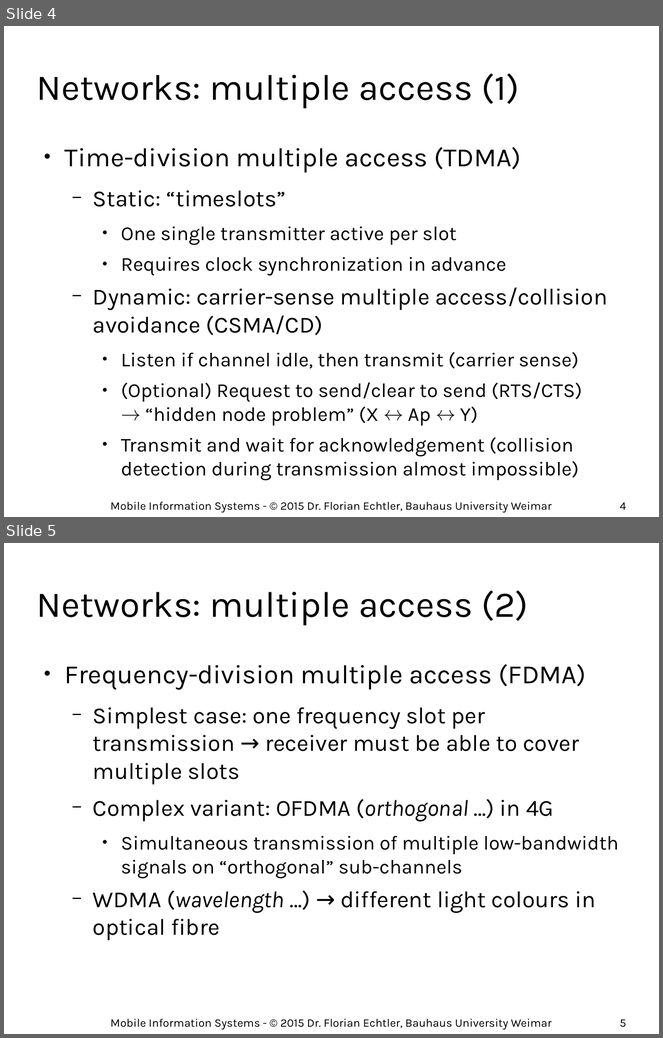
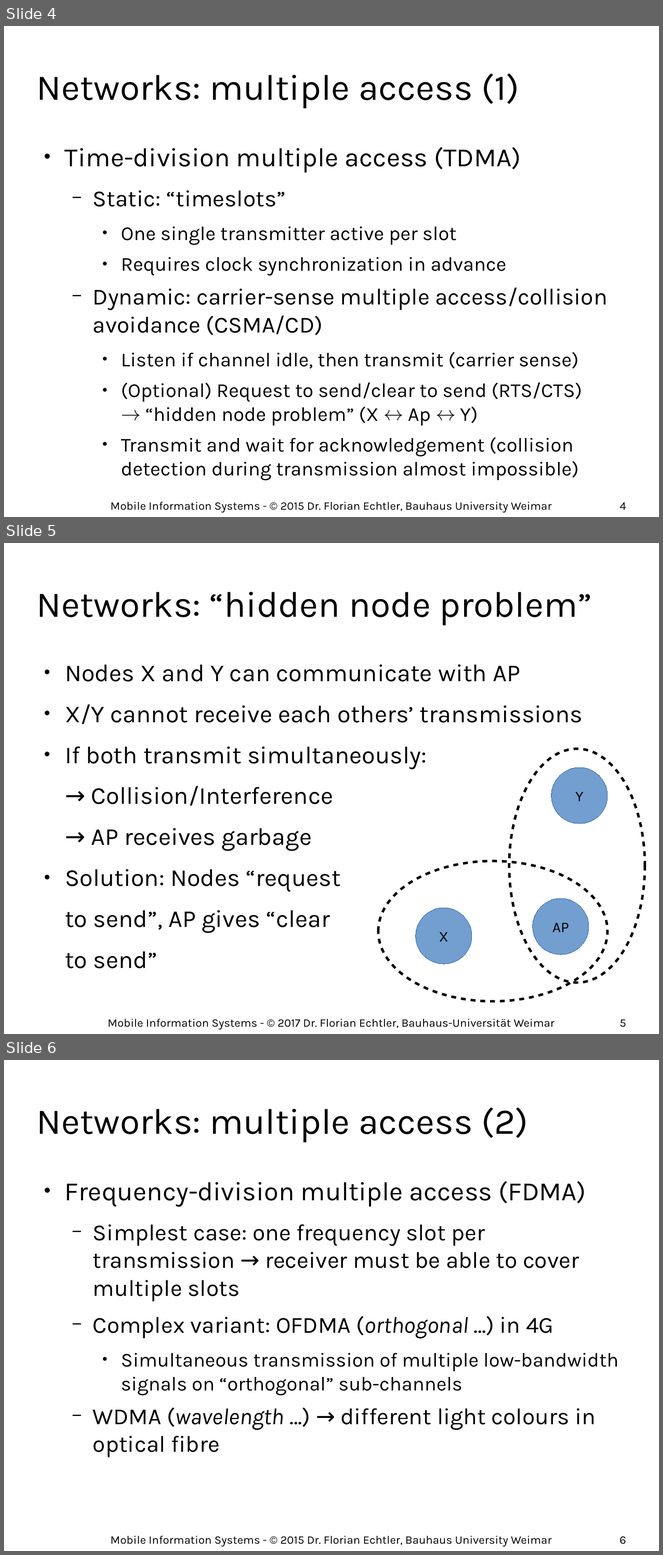
Before and after one commit to floe/mobile-information-systems, a slide deck: 03-networks-and-location.odp. Shown one above the other, each under a label of ours: slides 4 and 5 before the commit, slides 4, 5 and 6 after it. The pictures are 663x1038 and 663x1555 pixels, drawn with LibreOffice and Linux fonts; fonts in the diff are those of the drawing; background and template pictures are left out. Boxes give left, top, right and bottom in pixels: in the first picture for what was removed or moved away, otherwise in the second. Text is boxed around its words. In the diff, an @@ line names an element or a change of style, - is before the commit and + after.

```diff
--- a/03-networks-and-location.odp
+++ b/03-networks-and-location.odp
@@ slide 5 added at (x1=4, y1=543, x2=659, y2=1034), background #FFFFFF @@
@@ title added at (x1=37, y1=592, x2=592, y2=626), 44 pt, text #000000 @@
+Networks: “hidden node problem”
@@ text added at (x1=65, y1=664, x2=583, y2=969), 29.6 pt, text #000000 @@
+● Nodes X and Y can communicate with AP
+● X/Y cannot receive each others’ transmissions
+● If both transmit simultaneously:
+→ Collision/Interference
+→ AP receives garbage
+● Solution: Nodes “request
+to send”, AP gives “clear
+to send”
@@ ellipse added at (x1=509, y1=749, x2=645, y2=983), outline #000000 3 pt @@
@@ ellipse added at (x1=552, y1=768, x2=608, y2=824), fill #729FCF, outline #3465A4 0 pt, 18 pt, text #000000 @@
+Y
@@ ellipse added at (x1=378, y1=861, x2=608, y2=1002), outline #000000 3 pt @@
@@ ellipse added at (x1=533, y1=899, x2=589, y2=954), fill #729FCF, outline #3465A4 0 pt, 18 pt, text #000000 @@
+AP
@@ ellipse added at (x1=416, y1=908, x2=472, y2=964), fill #729FCF, outline #3465A4 0 pt, 18 pt, text #000000 @@
+X
@@ text added at (x1=107, y1=1019, x2=555, y2=1030), 14 pt, text #000000 @@
+Mobile Information Systems - © 2017 Dr. Florian Echtler, Bauhaus-Universität Weimar
@@ page number added at (x1=620, y1=1020, x2=626, y2=1028), 14 pt, text #000000 @@
+5
@@ what was slide 5 is now slide 6 @@
@@ page number at (x1=620, y1=1537, x2=626, y2=1545): text changed @@
-5
+6
```
Also in this commit, not shown: 7 slides changed, 1 slide removed.
